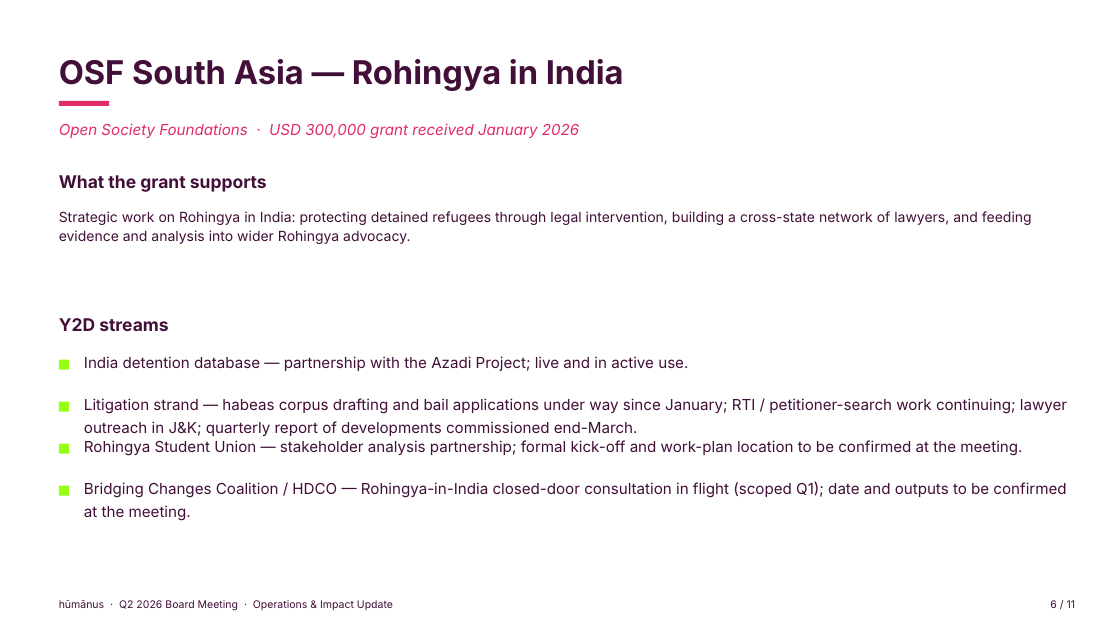
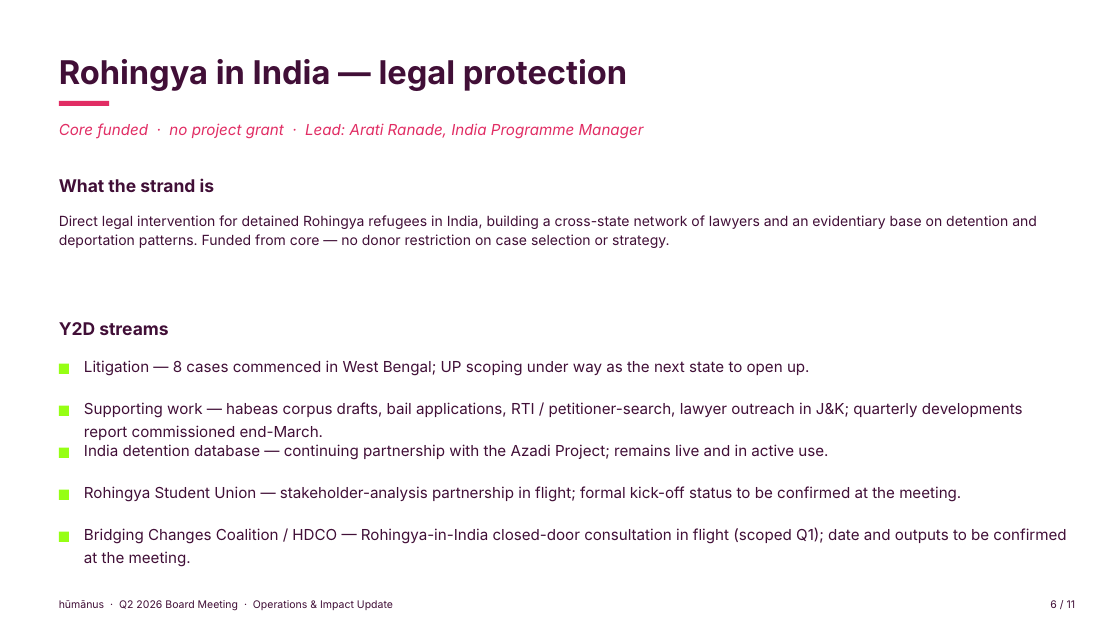
Before and after one commit to evafrances04/humanusGovernance, a slide deck: slide 6 of 2026/Q2/08-ED-Operations-Impact-Y2D.pptx. Drawn at 1120x630 pixels with LibreOffice and Linux fonts; fonts in the diff are those of the drawing. Boxes give left, top, right and bottom in pixels: in the first picture for what was removed or moved away, otherwise in the second. Text is boxed around its words. In the diff, an @@ line names an element or a change of style, - is before the commit and + after.

```diff
--- a/2026/Q2/08-ED-Operations-Impact-Y2D.pptx
+++ b/2026/Q2/08-ED-Operations-Impact-Y2D.pptx
@@ text at [59, 59, 627, 91]: text changed @@
-OSF South Asia — Rohingya in India
+Rohingya in India — legal protection
@@ text at [59, 123, 644, 139]: text changed @@
-Open Society Foundations · USD 300,000 grant received January 2026
+Core funded · no project grant · Lead: Arati Ranade, India Programme Manager
@@ text at [59, 178, 215, 192]: text changed @@
-What the grant supports
+What the strand is
@@ text at [59, 215, 1037, 248]: text changed @@
-Strategic work on Rohingya in India: protecting detained refugees through legal intervention, building a cross-state network of lawyers, and feeding evidence and analysis into wider Rohingya advocacy.
+Direct legal intervention for detained Rohingya refugees in India, building a cross-state network of lawyers and an evidentiary base on detention and deportation patterns. Funded from core — no donor restriction on case selection or strategy.
@@ text added at [84, 360, 810, 376], 13 pt, text #410F37 @@
+Litigation — 8 cases commenced in West Bengal; UP scoping under way as the next state to open up.
@@ text at [84, 402, 1023, 440]: text changed @@
-Litigation strand — habeas corpus drafting and bail applications under way since January; RTI / petitioner-search work continuing; lawyer outreach in J&K; quarterly report of developments commissioned end-March.
+Supporting work — habeas corpus drafts, bail applications, RTI / petitioner-search, lawyer outreach in J&K; quarterly developments report commissioned end-March.
@@ text at [84, 444, 828, 460]: text changed @@
-India detention database — partnership with the Azadi Project; live and in active use.
+India detention database — continuing partnership with the Azadi Project; remains live and in active use.
@@ 4 rectangles, 1 text: place and size @@
-4 rectangles, 1 text at [59, 318, 168, 496]
+4 rectangles, 1 text at [59, 322, 168, 500]
@@ text at [84, 486, 961, 502]: text changed @@
-Rohingya Student Union — stakeholder analysis partnership; formal kick-off and work-plan location to be confirmed at the meeting.
+Rohingya Student Union — stakeholder-analysis partnership in flight; formal kick-off status to be confirmed at the meeting.
@@ rectangle added at [59, 532, 69, 542], fill #96FF14 @@
@@ text "Bridging Changes Coalition / HDCO ...": place and size @@
-text "Bridging Changes Coalition / HDCO ..." at [84, 481, 1066, 520]
+text "Bridging Changes Coalition / HDCO ..." at [84, 527, 1066, 567]
```
Also in this commit, not shown: 3 other slides changed.
